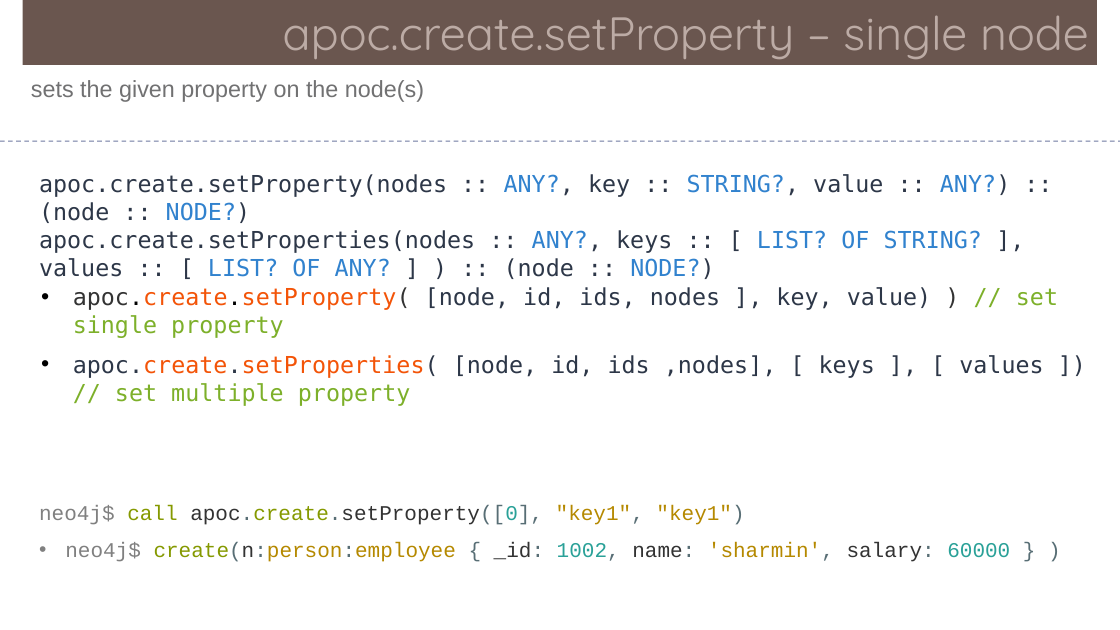
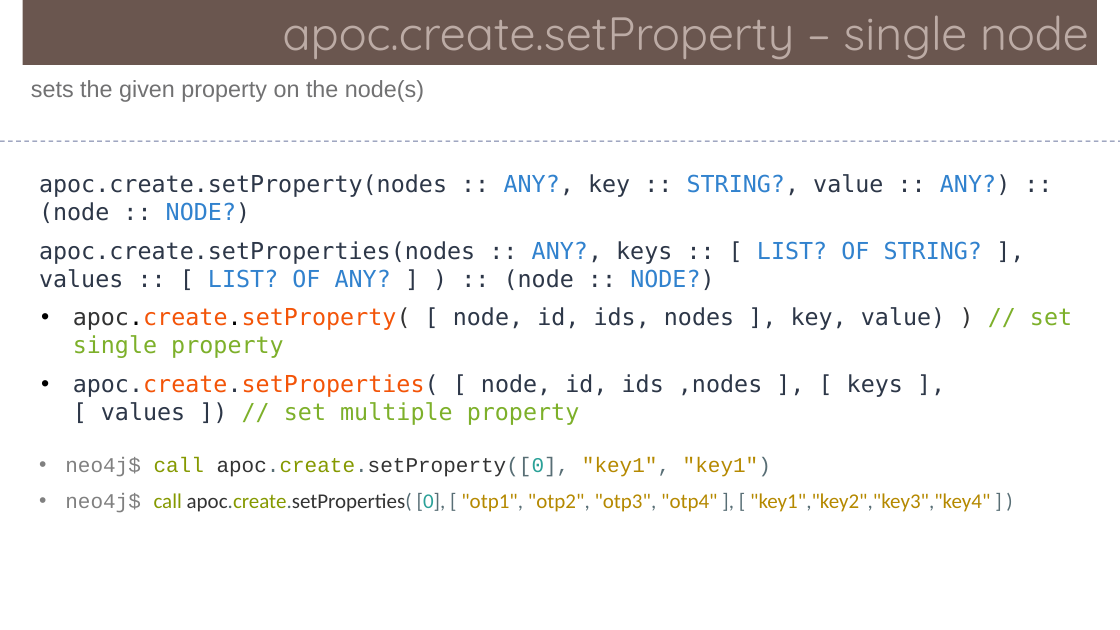
Before and after one commit to Saleel-Bagde/PPT-s, a slide deck: slide 42 of Neo4j.pptx. Drawn at 1120x630 pixels with LibreOffice and Linux fonts; fonts in the diff are those of the drawing. Boxes give left, top, right and bottom in pixels: in the first picture for what was removed or moved away, otherwise in the second. Text is boxed around its words. In the diff, an @@ line names an element or a change of style, - is before the commit and + after.

```diff
--- a/Neo4j.pptx
+++ b/Neo4j.pptx
@@ text "apoc.create.setProperty(nodes :: ANY?, key :: ..." rewrapped from box(39, 174, 1010, 279) to box(39, 174, 1010, 290) @@
@@ text at box(73, 307, 1072, 425): spaces changed @@
-• apoc.create.setProperty( [node, id, ids, nodes ], key, value) ) // set single property
-• apoc.create.setProperties( [node, id, ids ,nodes], [ keys ], [ values ]) // set multiple property
+• apoc.create.setProperty( [ node, id, ids, nodes ], key, value) ) // set single property
+• apoc.create.setProperties( [ node, id, ids ,nodes ], [ keys ], [ values ]) // set multiple property
@@ text "neo4j$ call apoc.create.setProperty([0], "key1", "key1")": place and size @@
-text "neo4j$ call apoc.create.setProperty([0], "key1", "key1")" at box(39, 505, 1010, 562)
+text "neo4j$ call apoc.create.setProperty([0], "key1", "key1")" at box(65, 457, 990, 513)
@@ text at box(65, 457, 771, 477): bullet none to • @@
@@ text at box(65, 493, 990, 513): text changed; font Courier New to Calibri @@
-• neo4j$ create(n:person:employee { _id: 1002, name: 'sharmin', salary: 60000 } )
+• neo4j$ call apoc.create.setProperties( [0], [ "otp1", "otp2", "otp3", "otp4" ], [ "key1","key2","key3","key4" ] )
```
Also in this commit, not shown: 4 other slides changed.
